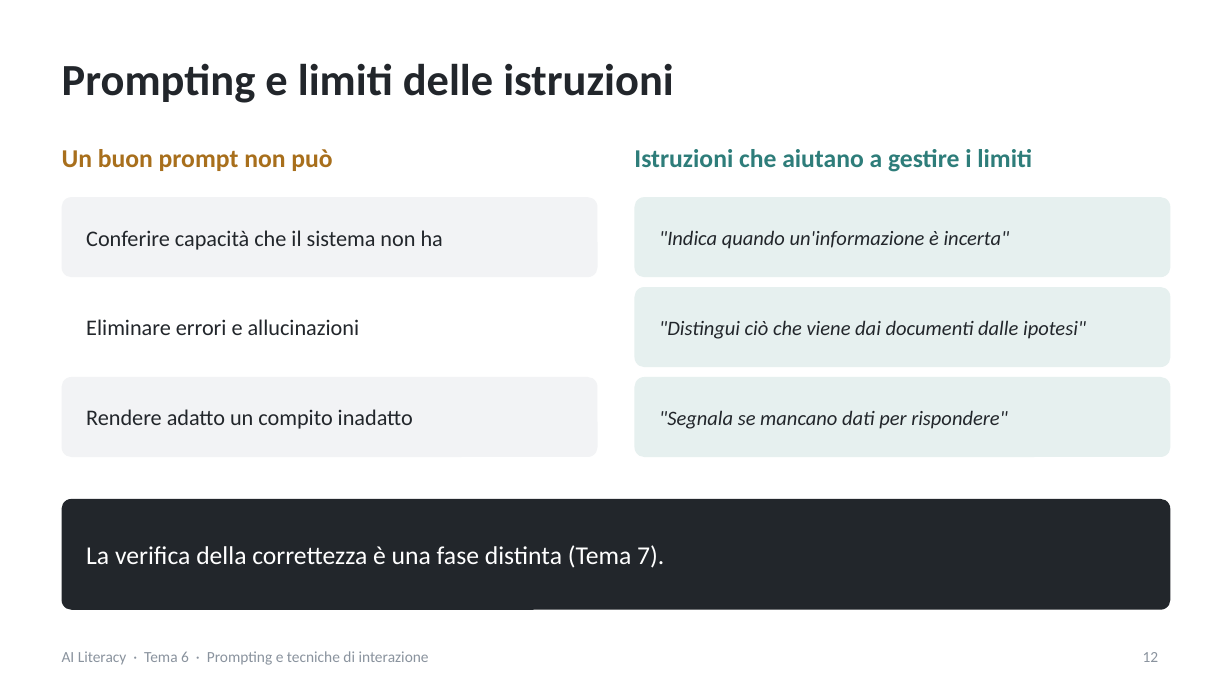
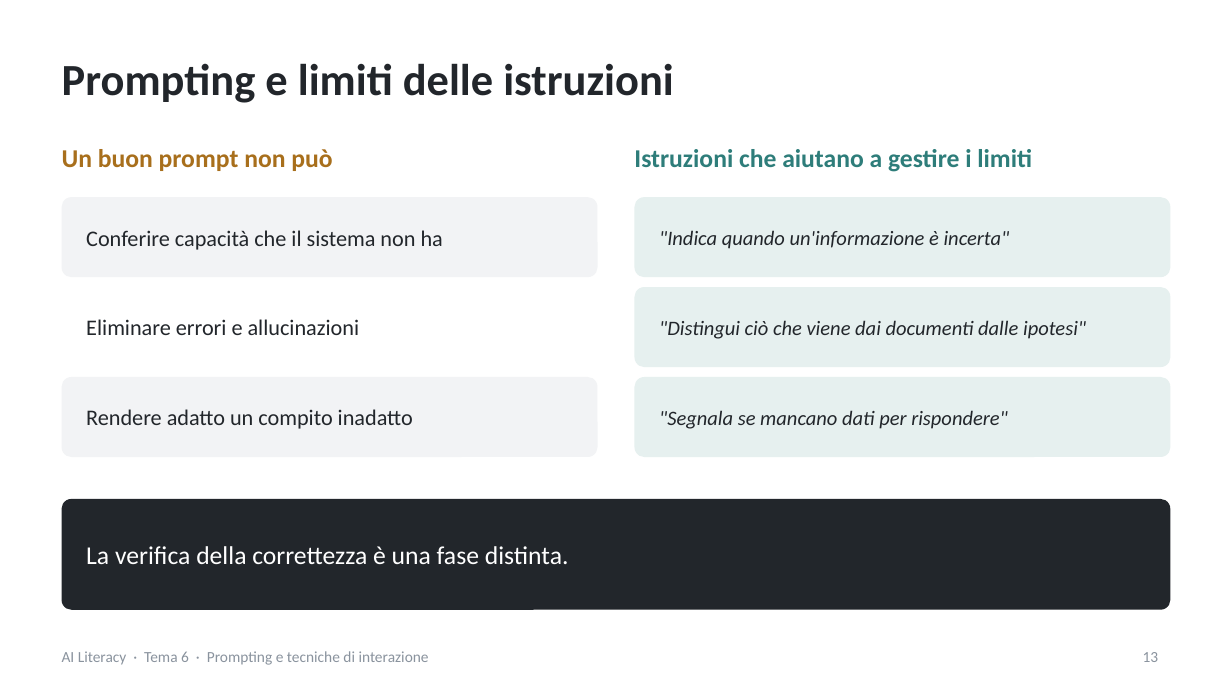
Before and after one commit to NetAi-IT/Formazione-AI-Literacy-Official, a slide deck: slide 13 of Base/Tema6_Prompting_tecniche_interazione.pptx (slide 12 before the commit). Drawn at 1232x693 pixels with LibreOffice and Linux fonts; fonts in the diff are those of the drawing. Boxes give left, top, right and bottom in pixels: in the first picture for what was removed or moved away, otherwise in the second. Text is boxed around its words. In the diff, an @@ line names an element or a change of style, - is before the commit and + after.

Commit message:
Versione 1 Tema5 e Tema 6. Sistemato una slide per il Tema 2
Tema 2 aggiunto l'esempio dello spam

```diff
--- a/Base/Tema6_Prompting_tecniche_interazione.pptx
+++ b/Base/Tema6_Prompting_tecniche_interazione.pptx
@@ text at [86,546,569,564]: text changed @@
-La verifica della correttezza è una fase distinta (Tema 7).
+La verifica della correttezza è una fase distinta.
@@ page number at [1143,652,1159,662]: text changed @@
-12
+13
```
Also in this commit, not shown: 5 other slides changed, 3 slides added, 1 slide removed, 5 other files.
